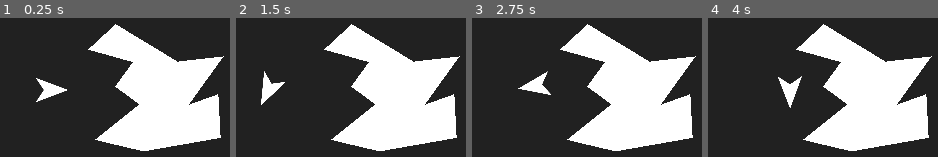
Above: before the commit, frames 1-4 (left to right).
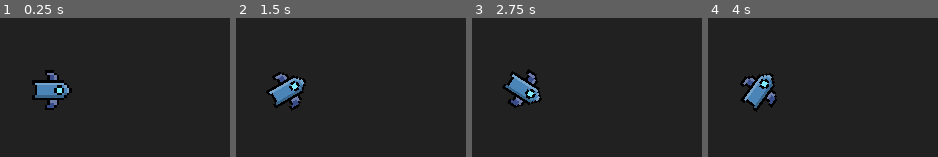
Above: after the commit, the same moments.

Repository: veprogames/top-down-incremental
Game: Godot game, scene res://level/level.tscn
The game is run twice, just before and just after one commit, with the same random seed, the same clock (stepped at 60 frames per second) and the same inputs.
Inputs (mouse positions are in pixels of both pictures, inside the frame that each line leads up to):
- Up to frame 1 (0.25 s): no input
- Up to frame 2 (1.5 s): tap Enter at 0.5 s; move the mouse to (332, 88) at 0.52 s; tap Space at 1.25 s; move the mouse to (247, 91) at 1.27 s
- Up to frame 3 (2.75 s): tap Enter at 2 s; move the mouse to (543, 81) at 2.02 s
- Up to frame 4 (4 s): tap Space at 2.75 s; move the mouse to (749, 97) at 2.77 s; tap Enter at 3.5 s; move the mouse to (820, 95) at 3.52 s

The runs differ from the first frame. In frame 1, 33% of the frame differs, in the area x 13-98%, y 4-96%; in frame 2, 33%; in frame 3, 33%; in frame 4, 34%.

Commit message:
change to pixel art style

Diff:
--- a/bullet/bullet.tscn
+++ b/bullet/bullet.tscn
@@ -4,7 +4,7 @@
 [ext_resource type="Texture2D" uid="uid://cpw7fba1o3fp" path="res://bullet/bullet.png" id="1_xjrlh"]
 
 [sub_resource type="RectangleShape2D" id="RectangleShape2D_536nn"]
-size = Vector2(64, 16)
+size = Vector2(9, 3)
 
 [node name="Bullet" type="Area2D"]
 collision_layer = 2
--- a/level/level.tscn
+++ b/level/level.tscn
@@ -3,10 +3,6 @@
 [ext_resource type="PackedScene" uid="uid://oyiycif2f18h" path="res://player/player.tscn" id="1_c1fdt"]
 
 [node name="Level" type="Node2D"]
-
-[node name="Camera2D" type="Camera2D" parent="."]
-position = Vector2(634, 481)
-zoom = Vector2(0.3, 0.3)
 
 [node name="CanvasLayerBG" type="CanvasLayer" parent="."]
 layer = -100
@@ -21,7 +17,13 @@
 color = Color(0.129412, 0.129412, 0.129412, 1)
 
 [node name="Player" parent="." instance=ExtResource("1_c1fdt")]
+z_index = 1
 position = Vector2(634, 481)
+
+[node name="Camera2D" type="Camera2D" parent="Player"]
+zoom = Vector2(6, 6)
+process_callback = 0
+position_smoothing_speed = 16.0
 
 [node name="StaticBody2D" type="StaticBody2D" parent="."]
 collision_layer = 4
--- a/player/player.gd
+++ b/player/player.gd
@@ -4,7 +4,8 @@
 var BulletScene: PackedScene = preload("res://bullet/bullet.tscn")
 
 var accumulated_motion: Vector2 = Vector2.ZERO
-const MOVE_SPEED: float = 400.0
+const MOVE_SPEED: float = 50.0
+const VELOCITY_THRESHOLD: float = 12.0
 
 var target_rotation: float = 0.0
 
@@ -24,20 +25,20 @@
 	velocity = accumulated_motion
 	accumulated_motion = Vector2.ZERO
 
-	shoot_timer += velocity.length() / 50_000
+	shoot_timer += velocity.length() / 7_500
 
 	# prevent jittering by only rotating at a min. velocity
-	if velocity.length() > 100:
+	if velocity.length() > VELOCITY_THRESHOLD:
 		target_rotation = velocity.angle()
 
 	# faster smoothing at higher velocities to prevent rotation lagging behind
-	rotation = lerp_angle(rotation, target_rotation, velocity.length() * delta * 0.01)
+	rotation = lerp_angle(rotation, target_rotation, velocity.length() * delta * 0.1)
 
 	move_and_slide()
 
 	if shoot_timer >= 1.0:
 		shoot_timer -= 1.0
-		if velocity.length() > 100:
+		if velocity.length() > VELOCITY_THRESHOLD:
 			shoot.call_deferred()
 
 
--- a/player/player.tscn
+++ b/player/player.tscn
@@ -11,4 +11,4 @@
 texture = ExtResource("1_gynj0")
 
 [node name="CollisionPolygon2D" type="CollisionPolygon2D" parent="."]
-polygon = PackedVector2Array(128, 0, -126, -94, -64, 2, -129, 99)
+polygon = PackedVector2Array(8, 0, 1, -8, -2, -4, -8, -4, -7, 0, -8, 4, -2, 4, 1, 8)
--- a/project.godot
+++ b/project.godot
@@ -35,5 +35,6 @@
 
 [rendering]
 
+textures/canvas_textures/default_texture_filter=0
 renderer/rendering_method="mobile"
 anti_aliasing/quality/msaa_2d=1
Binary file changed: bullet/bullet.png
Binary file changed: player/player.png
Not shown, changed: .gitignore
